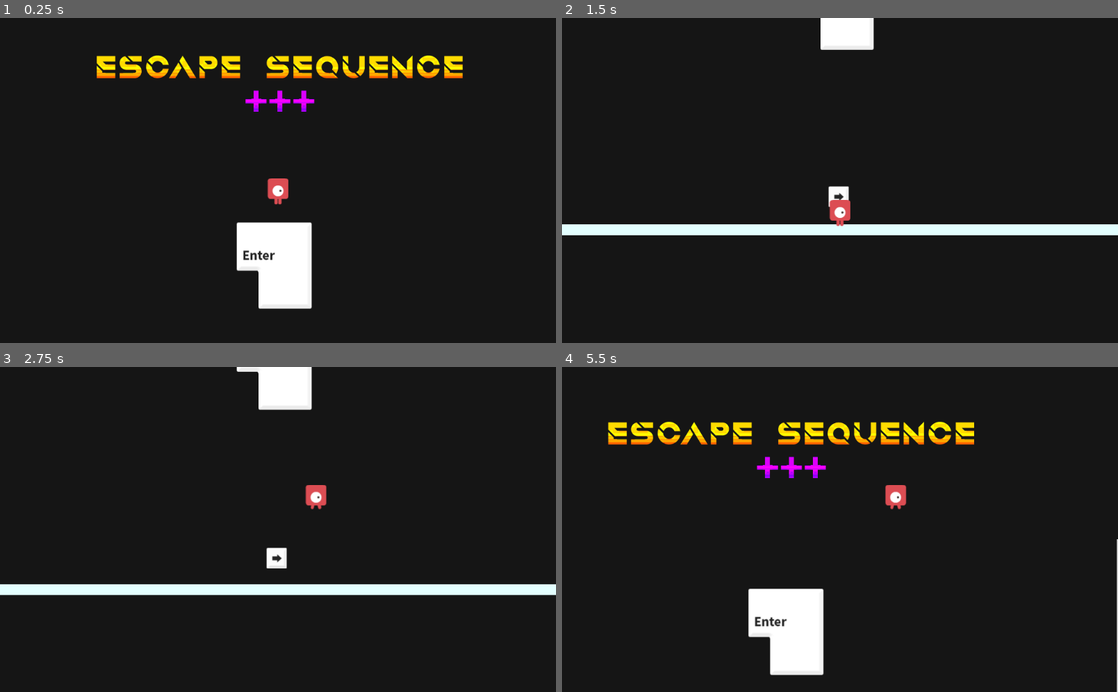
Above: before the commit, frames 1-4 (two rows, left to right).
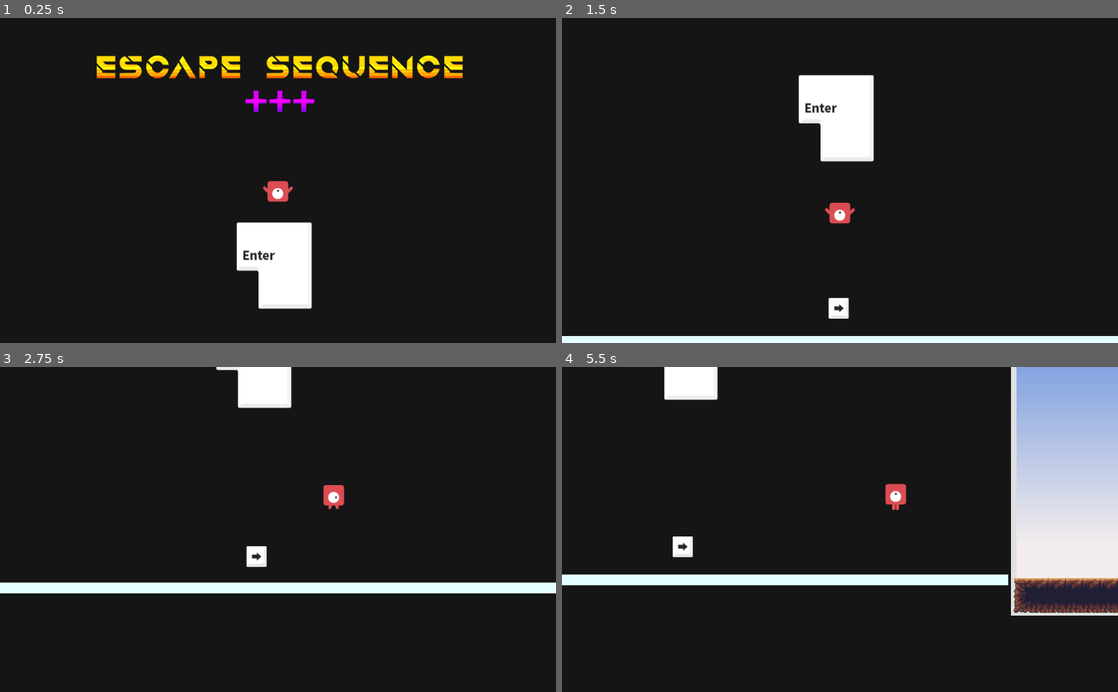
Above: after the commit, the same moments.

Repository: yscik/escape-sequence
Game: Godot game, scene res://platformer/Level.tscn
Same seed, same stepped clock (60 frames per second), same inputs: the game is played once before the commit and once after it.
Inputs (mouse positions are in pixels of both pictures, inside the frame that each line leads up to; where the layout moved, square brackets give the same spot in the first picture):
- Up to frame 1 (0.25 s): no input
- Up to frame 2 (1.5 s): click (834, 265) at 0.5 s; click (834, 180) [834, 50] at 1.25 s
- Up to frame 3 (2.75 s): move the mouse to (400, 513) at 2.02 s; hold Right from 2.03 s (still down); hold Up from 2.03 s (still down); click (400, 513) at 2.17 s
- Up to frame 4 (5.5 s): move the mouse to (728, 545) at 2.77 s; release Up at 2.78 s; tap Up at 2.85, 3.02, 3.32, 4.35, 4.52, 4.82 s; move the mouse to (895, 458) at 3.52 s; release Right at 3.53 s; hold Left 3.53-4.28 s; hold Up 3.53-4.28 s; move the mouse to (812, 594) at 4.27 s; hold Right from 4.28 s (still down); click (812, 594) at 4.42 s; move the mouse to (1006, 578) at 5.02 s; hold Up from 5.03 s (still down)

The runs differ from the first frame. In frame 1, 0.2% of the frame differs, in the area x 47-53%, y 49-58%; in frame 2, 10%; in frame 3, 3.2%; in frame 4, 25%, in the area x 0-100%, y 0-100%.

Commit message:
player jumping

Diff:
--- a/platformer/Player.gd
+++ b/platformer/Player.gd
@@ -11,28 +11,32 @@
 #	pass
 
 var v = Vector2()
-export var UP = Vector2(0, -1)
+export var GRAVITY = Vector2(0, 10)
 
 func _physics_process(delta):
 
 	platform_movement()
 	drive_anim()
 
-	move_and_slide(v, UP)
+	move_and_slide(v, GRAVITY * -1)
 	pass
 
 func platform_movement():
 
-	v.y += 10
-
 	if Input.is_key_pressed(KEY_LEFT):
-		v.x = -100
+		v.x = -200
 	elif Input.is_key_pressed(KEY_RIGHT):
-		v.x = 100
+		v.x = 200
 	else:
 		v.x = 0
-	if Input.is_key_pressed(KEY_UP):
-		v.y = -200
+
+	if is_on_floor():
+		if Input.is_key_pressed(KEY_UP):
+			v.y = -400
+		else:
+			v.y = 0
+	else:
+		v = v + GRAVITY
 
 func drive_anim():
 
@@ -41,5 +45,9 @@
 	var anim = "Idle";
 	if(v.x != 0):
 		anim = "Walk"
+	if(v.y < 0):
+		anim = "Jump"
+	if(v.y > GRAVITY.y):
+		anim = "Fall"
 
 	$AnimatedSprite.play(anim)
--- a/platformer/PlayerSprites.tres
+++ b/platformer/PlayerSprites.tres
@@ -1,19 +1,31 @@
-[gd_resource type="SpriteFrames" load_steps=5 format=2]
+[gd_resource type="SpriteFrames" load_steps=7 format=2]
 
-[ext_resource path="res://platformer/Player Red/playerRed_walk1.png" type="Texture" id=1]
-[ext_resource path="res://platformer/Player Red/playerRed_walk2.png" type="Texture" id=2]
-[ext_resource path="res://platformer/Player Red/playerRed_walk3.png" type="Texture" id=3]
-[ext_resource path="res://platformer/Player Red/playerRed_walk4.png" type="Texture" id=4]
+[ext_resource path="res://platformer/Player Red/playerRed_up3.png" type="Texture" id=1]
+[ext_resource path="res://platformer/Player Red/playerRed_walk1.png" type="Texture" id=2]
+[ext_resource path="res://platformer/Player Red/playerRed_up1.png" type="Texture" id=3]
+[ext_resource path="res://platformer/Player Red/playerRed_walk2.png" type="Texture" id=4]
+[ext_resource path="res://platformer/Player Red/playerRed_walk3.png" type="Texture" id=5]
+[ext_resource path="res://platformer/Player Red/playerRed_walk4.png" type="Texture" id=6]
 
 [resource]
 
 animations = [ {
 "frames": [ ExtResource( 1 ) ],
 "loop": true,
+"name": "Fall",
+"speed": 5.0
+}, {
+"frames": [ ExtResource( 2 ) ],
+"loop": true,
 "name": "Idle",
 "speed": 5.0
 }, {
-"frames": [ ExtResource( 2 ), ExtResource( 3 ), ExtResource( 4 ), ExtResource( 3 ), ExtResource( 2 ), ExtResource( 1 ) ],
+"frames": [ ExtResource( 3 ) ],
+"loop": true,
+"name": "Jump",
+"speed": 5.0
+}, {
+"frames": [ ExtResource( 4 ), ExtResource( 5 ), ExtResource( 6 ), ExtResource( 5 ), ExtResource( 4 ), ExtResource( 2 ) ],
 "loop": true,
 "name": "Walk",
 "speed": 10.0
